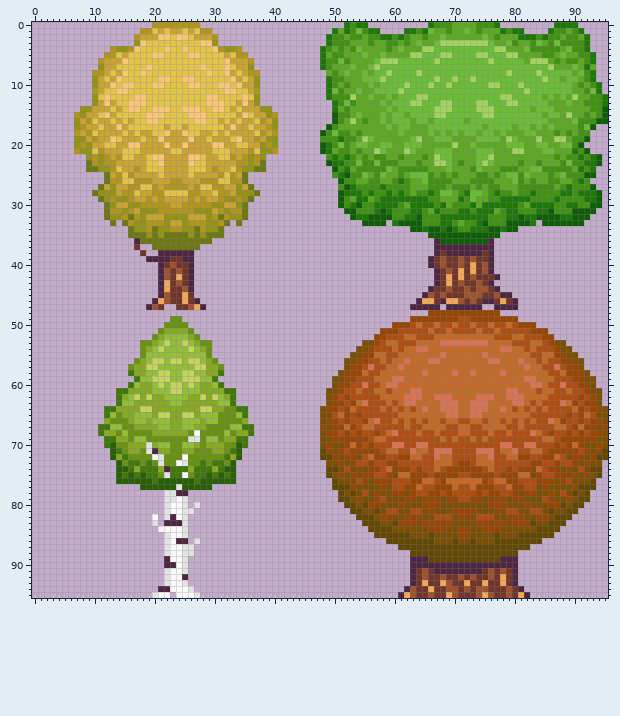
One commit to this sprite sheet: Assets/Art/trees.png. Above is the file before it was changed.
The file is 96x96 pixels.
And afterwards:
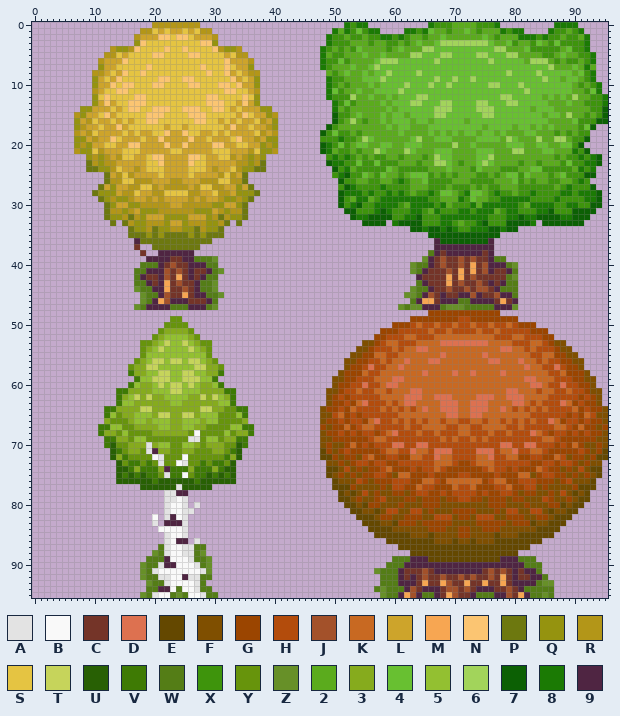
Palette (. is transparent): A #e3e3e3  B #f9f9f9  C #743428  D #dd7150  E #644800  F #7f4f00  G #9b4500  H #b34c0c  J #a3512a  K #c86922  L #cda42b  M #f7a652  N #fbc572  P #6d780f  Q #95930f  R #b39618  S #e5c442  T #c6d45b  U #286004  V #3e7a04  W #547d16  X #3e940c  Y #67940c  Z #679028  2 #5bab1d  3 #86ab1d  4 #68c031  5 #93c031  6 #a2d45b  7 #0c6004  8 #1b7a04  9 #4f2542
Edits made:
y 38: x 66 . -> W
y 39: x 27..30 .... -> WWWZ; x 65 . -> Z; x 77..78 .. -> WW
y 40: x 18..20 ... -> WWW; x 27..30 .... -> 99WW; x 63..65 ... -> ZWW; x 77..80 .... -> 99WZ
y 41: x 17..20 .... -> WW99; x 27..31 ..... -> CC9WZ; x 63..67 ....9 -> ZW9CC; x 77..80 .... -> CC9W
y 42: x 17..20 .... -> W9CC; x 27..30 .... -> C9WW; x 64..67 ...9 -> 9CCC; x 77..80 9... -> CCWZ
y 43: x 17..20 .... -> WW9C; x 26..30 9.... -> C9WWZ; x 64..67 ...9 -> W9CC; x 77..80 .... -> C9WW
y 44: x 17..20 .... -> ZWW9; x 26..30 9.... -> C9WWZ; x 63..65 ... -> ZWW; x 78..80 ... -> WWW
y 45: x 18..20 ... -> ZWW; x 27..31 ..... -> 99WWZ; x 62..64 ... -> ZZW; x 68 J -> 9; x 71..72 CJ -> 99; x 74 J -> 9; x 80 . -> W
y 46: x 18..19 .. -> ZW; x 23..25 CCM -> 999; x 27..30 9... -> CC9W; x 63 . -> W; x 69..74 MMJCJC -> 99WW99
y 47: x 17..18 .. -> ZW; x 20..27 JC..CCJM -> 999WWW99; x 29..30 .. -> WZ; x 61..64 ..99 -> ZWZZ; x 68..76 .999999.. -> WZZZWWWWW; x 80 9 -> Z
y 87: x 21 . -> W; x 27..28 .. -> WW
y 88: x 20..21 .. -> ZW; x 27..28 .. -> WZ
y 89: x 19..21 ... -> WWW; x 25..29 A.... -> BAWWZ; x 60..62 ... -> WWW; x 81..83 ... -> WWW
y 90: x 18..21 .... -> ZWWA; x 25..29 A.... -> BBAWZ; x 59..62 .... -> WWW9; x 81..84 .... -> 9WWW
y 91: x 18..22 ....A -> ZWABB; x 25..29 A.... -> BBBAZ; x 57..63 ......9 -> ZWWW9CC; x 81..84 .... -> C99W
y 92: x 18..21 .... -> ZWWA; x 26..29 .... -> AAWW; x 58..62 ..... -> WWW9C; x 81..85 ..... -> CC99W
y 93: x 19..21 ... -> ZWW; x 25..28 A... -> BBAW; x 58..62 ..... -> WWW99; x 81..86 ...... -> 999WZZ
y 94: x 19..20 .. -> WW; x 24 B -> W; x 26..29 A... -> BAWW; x 57..61 ..... -> WZWWW; x 65..67 CMC -> 999; x 74..76 JJC -> 999; x 82..86 ..... -> WWWWW
y 95: x 18..19 .. -> ZW; x 23..25 .BB -> WZW; x 27..30 A... -> BAWW; x 58..60 ... -> ZWW; x 64..67 CCJC -> 9WW9; x 73..78 CJMJCC -> 9WWW99; x 83..86 .... -> WWZW
